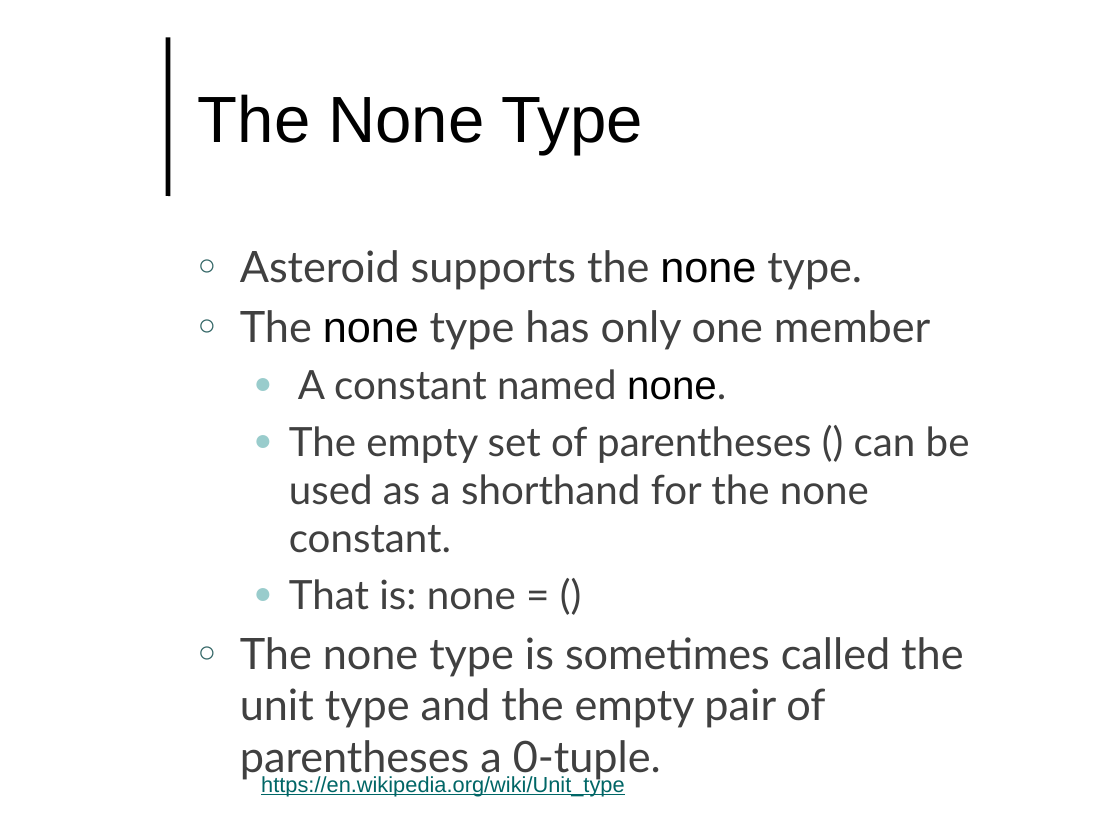
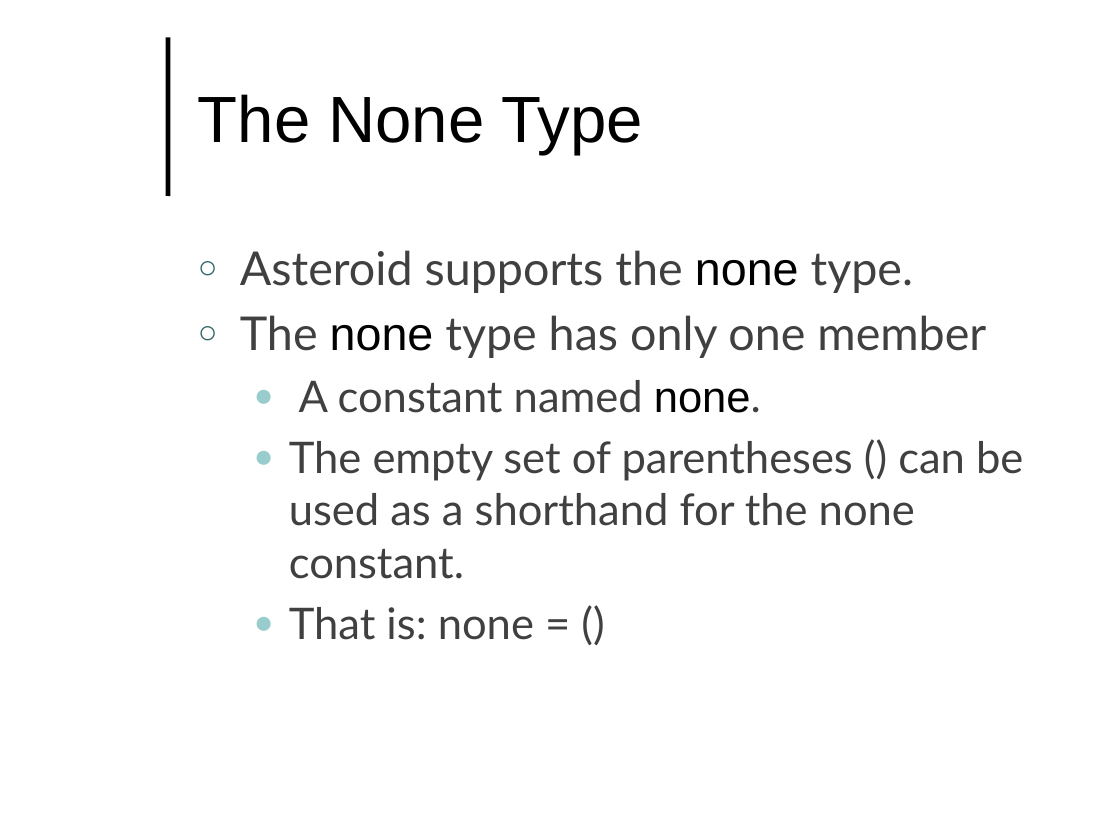
Before and after one commit to lutzhamel/CSC493, a slide deck: slide 32 of notes/csc493-ln002.pptx. Drawn at 1120x840 pixels with LibreOffice and Linux fonts; fonts in the diff are those of the drawing; background and template pictures are left out. Boxes give left, top, right and bottom in pixels: in the first picture for what was removed or moved away, otherwise in the second. Text is boxed around its words. In the diff, an @@ line names an element or a change of style, - is before the commit and + after.

```diff
--- a/notes/csc493-ln002.pptx
+++ b/notes/csc493-ln002.pptx
@@ text "Asteroid supports the none type." at bbox=[240, 250, 1023, 640]: size 27.8 to 30 pt in "Asteroid supports the none type.", "The none type has only one member"; size 25.9 to 28 pt in "A constant named none.", "The empty set of parentheses () can ...", "That is: none = ()" @@
@@ text at bbox=[240, 637, 963, 781]: paragraph removed @@
-○ The none type is sometimes called the unit type and the empty pair of parentheses a 0-tuple.
@@ text removed at bbox=[261, 775, 624, 797] @@
-https://en.wikipedia.org/wiki/Unit_type
```
Also in this commit, not shown: 1 slide added, 1 other file.
